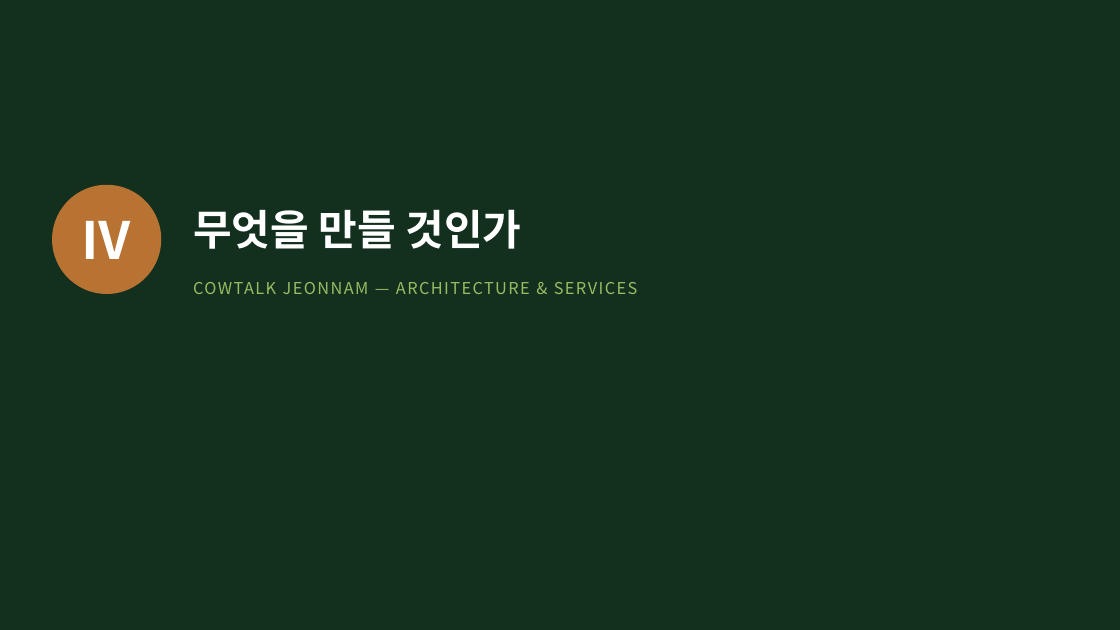
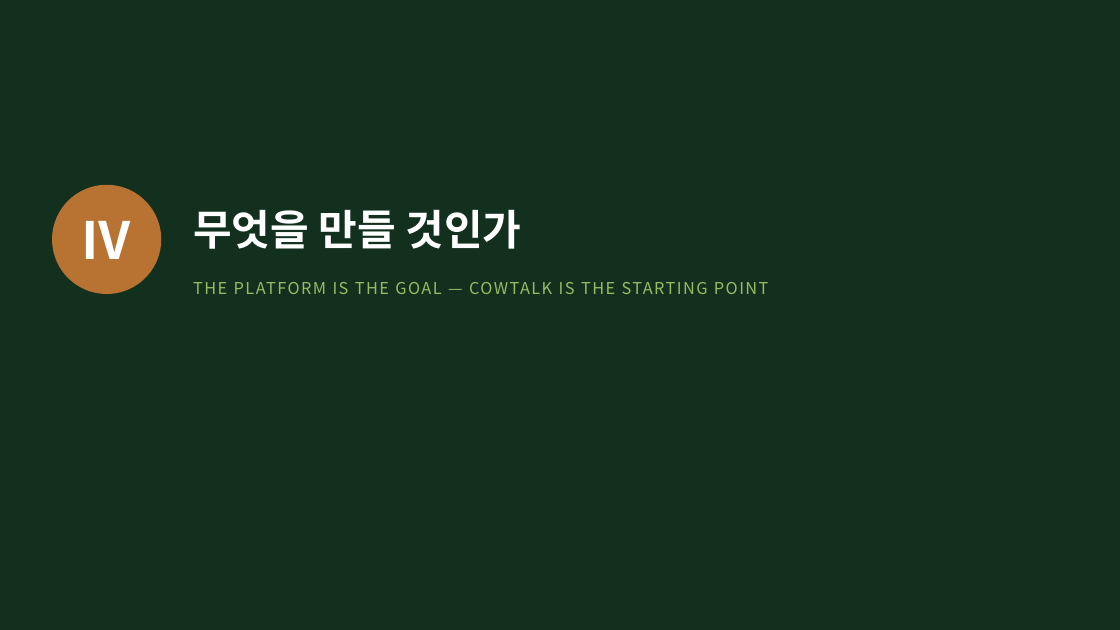
Before and after one commit to hhj3150/Dr-Ha--agent, a slide deck: slide 24 of deliverables/2026-08-03-jeonnam-province/전남축산AX플랫폼_정책제안.pptx. Drawn at 1120x630 pixels with LibreOffice and Linux fonts; fonts in the diff are those of the drawing. Boxes give left, top, right and bottom in pixels: in the first picture for what was removed or moved away, otherwise in the second. Text is boxed around its words. In the diff, an @@ line names an element or a change of style, - is before the commit and + after.

```diff
--- a/deliverables/2026-08-03-jeonnam-province/전남축산AX플랫폼_정책제안.pptx
+++ b/deliverables/2026-08-03-jeonnam-province/전남축산AX플랫폼_정책제안.pptx
@@ text at (x1=193, y1=282, x2=768, y2=294): text changed @@
-COWTALK JEONNAM — ARCHITECTURE & SERVICES
+THE PLATFORM IS THE GOAL — COWTALK IS THE STARTING POINT
```
Also in this commit, not shown: 5 other slides changed, 2 slides added, 2 other files.
